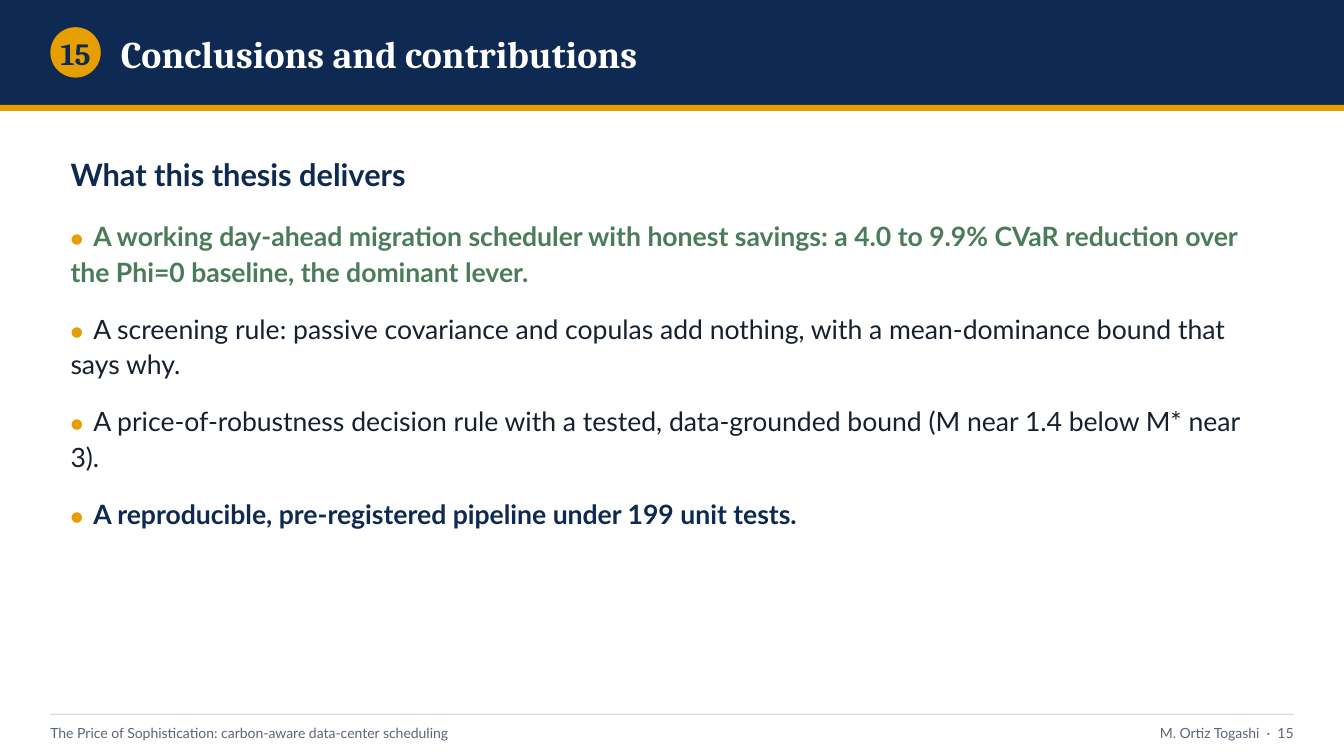
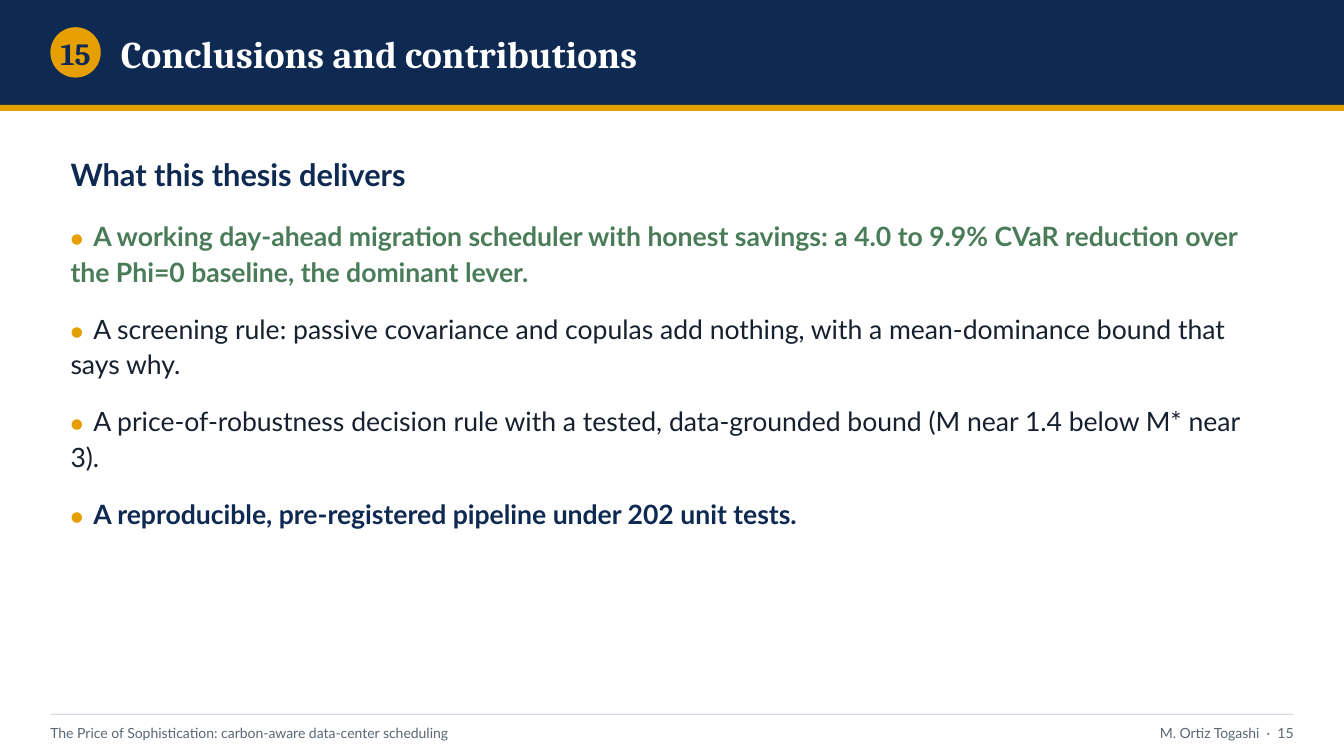
Before and after one commit to ma731/Capstone-in-Operations-Research, a slide deck: slide 15 of deck/capstone_defense.pptx. Drawn at 1344x756 pixels with LibreOffice and Linux fonts; fonts in the diff are those of the drawing. Boxes give left, top, right and bottom in pixels: in the first picture for what was removed or moved away, otherwise in the second. Text is boxed around its words. In the diff, an @@ line names an element or a change of style, - is before the commit and + after.

```diff
--- a/deck/capstone_defense.pptx
+++ b/deck/capstone_defense.pptx
@@ text at (93,504,796,529): text changed @@
-● A reproducible, pre-registered pipeline under 199 unit tests.
+● A reproducible, pre-registered pipeline under 202 unit tests.
```
Also in this commit, not shown: 10 other slides changed, 15 other files.
